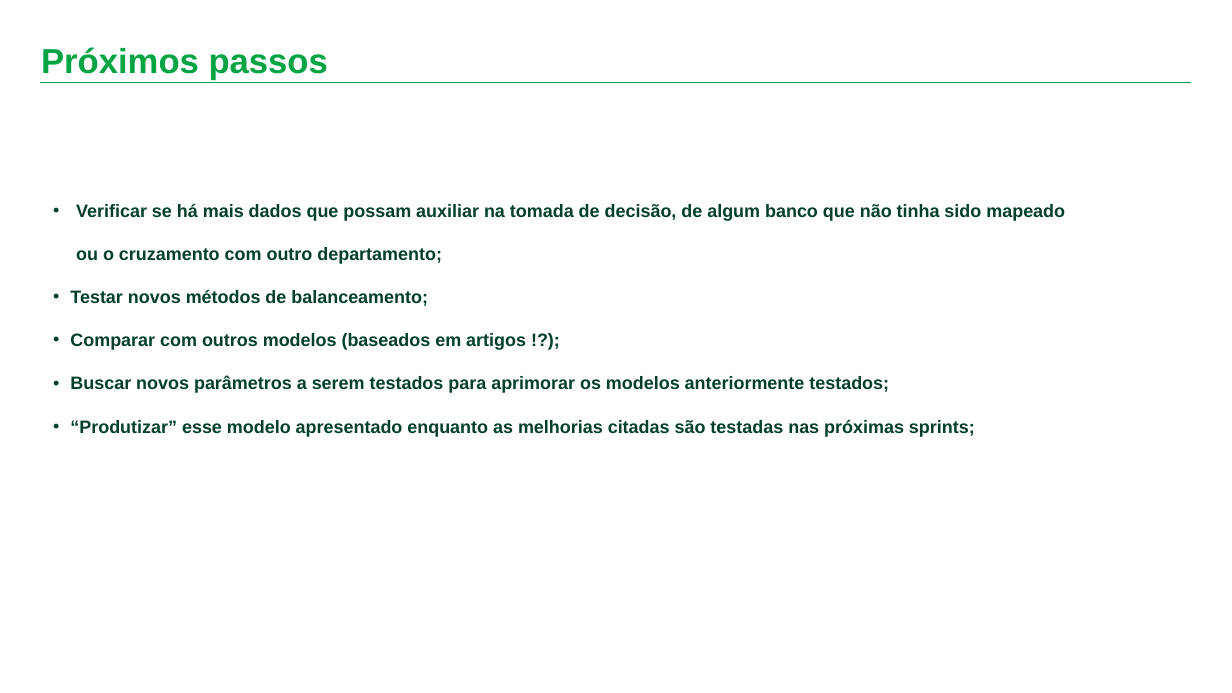
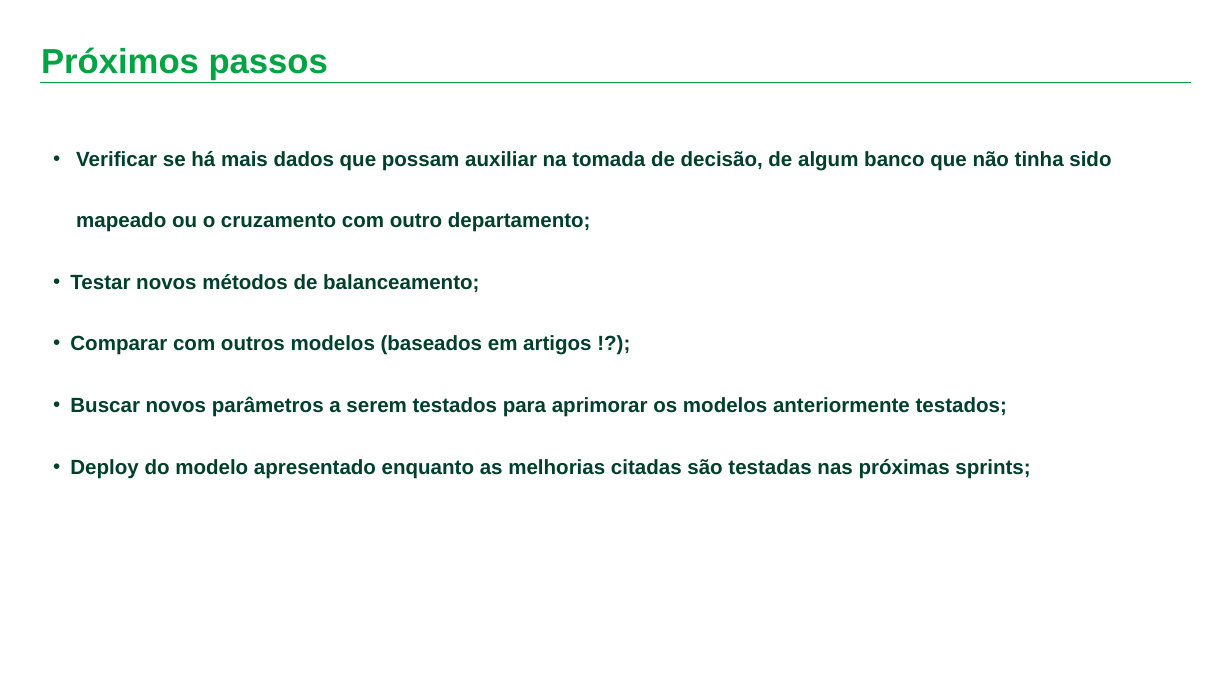
Before and after one commit to PedroPauloMR/a3data_churn, a slide deck: slide 13 of apresentacoes/20230730_a3data_churn.pptx. Drawn at 1232x693 pixels with LibreOffice and Linux fonts; fonts in the diff are those of the drawing. Boxes give left, top, right and bottom in pixels: in the first picture for what was removed or moved away, otherwise in the second. Text is boxed around its words. In the diff, an @@ line names an element or a change of style, - is before the commit and + after.

Commit message:
melhoria no storytelling

```diff
--- a/apresentacoes/20230730_a3data_churn.pptx
+++ b/apresentacoes/20230730_a3data_churn.pptx
@@ text at box(70, 151, 1111, 417): size 28 to 32 pt in "Verificar se há mais dados que possam ...", "Testar novos métodos de balanceamento;", "Comparar com outros modelos (baseados em artigos ...", "Buscar novos parâmetros a serem testados para ..."; line spacing 2 to 2.5 @@
@@ text at box(70, 459, 1030, 479): text changed; size 28 to 32 pt @@
-• “Produtizar” esse modelo apresentado enquanto as melhorias citadas são testadas nas próximas sprints;
+• Deploy do modelo apresentado enquanto as melhorias citadas são testadas nas próximas sprints;
```
Also in this commit, not shown: 1 other slide changed, 1 other file.
